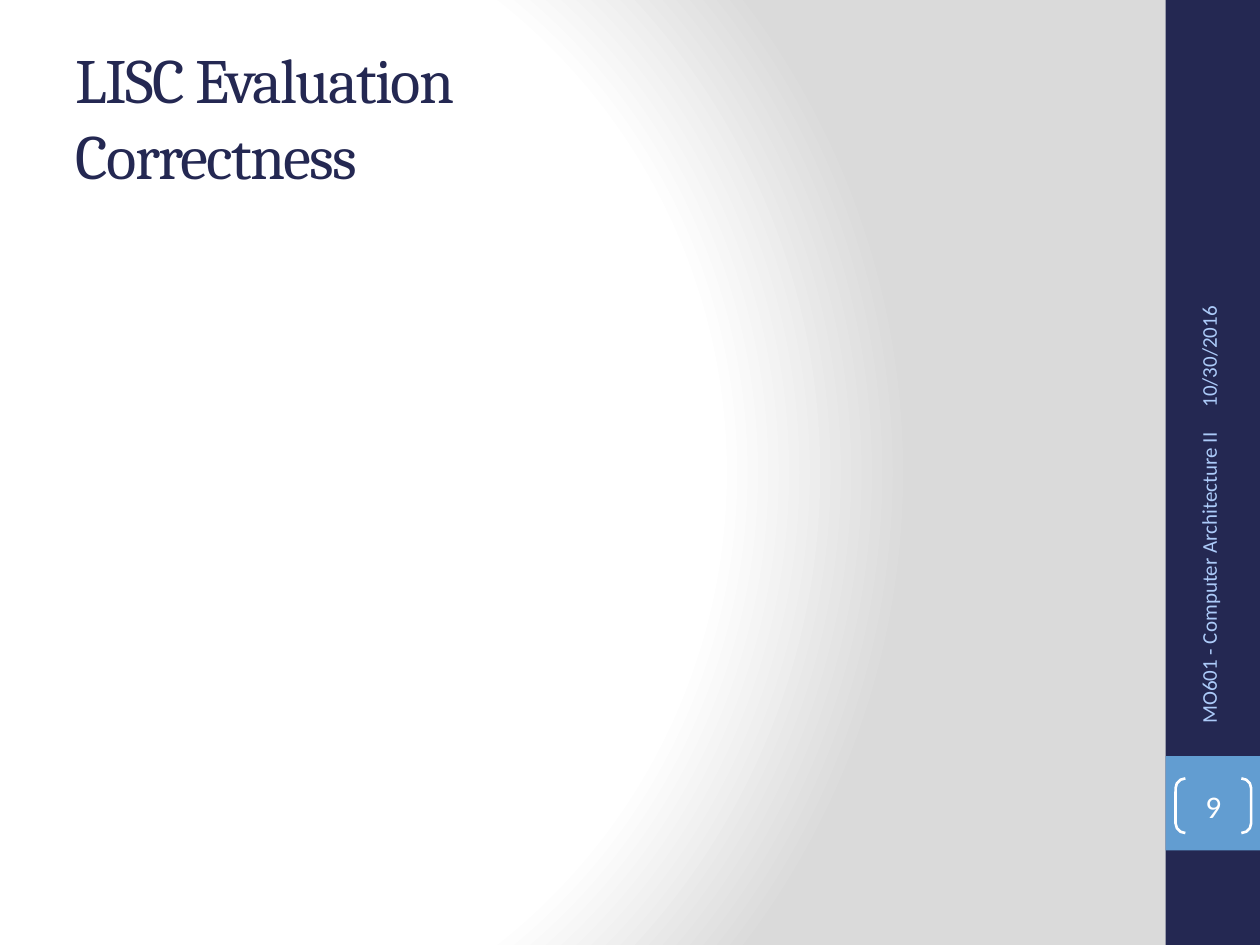
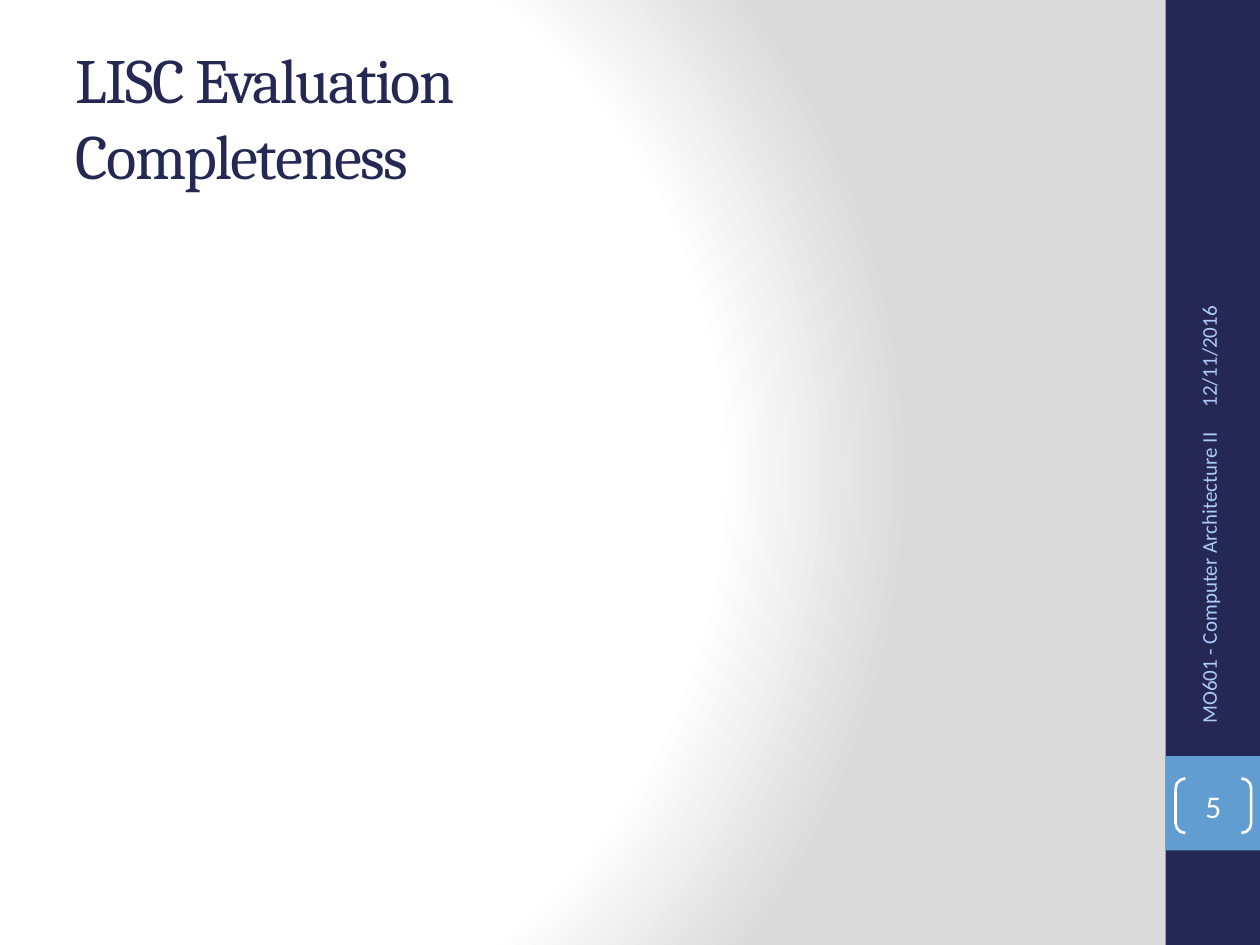
Before and after one commit to alberto-oliveira/mo601-projects, a slide deck: slide 5 of project4/presentation/mo601-project4-alberto-presentation.pptx (slide 9 before the commit). Drawn at 1260x945 pixels with LibreOffice and Linux fonts; fonts in the diff are those of the drawing; grey boxes stand for pictures. Boxes give left, top, right and bottom in pixels: in the first picture for what was removed or moved away, otherwise in the second. Text is boxed around its words. In the diff, an @@ line names an element or a change of style, - is before the commit and + after.

```diff
--- a/project4/presentation/mo601-project4-alberto-presentation.pptx
+++ b/project4/presentation/mo601-project4-alberto-presentation.pptx
@@ title at (76,59,454,193): text changed @@
-LISC Evaluation
-Correctness
+LISC Evaluation
+Completeness
@@ text at (1197,317,1223,404): text changed @@
-10/30/2016
+12/11/2016
@@ page number at (1205,798,1221,818): text changed @@
-9
+5
```
Also in this commit, not shown: 7 other slides changed, 10 slides added, 3 slides removed, 1 other file.
